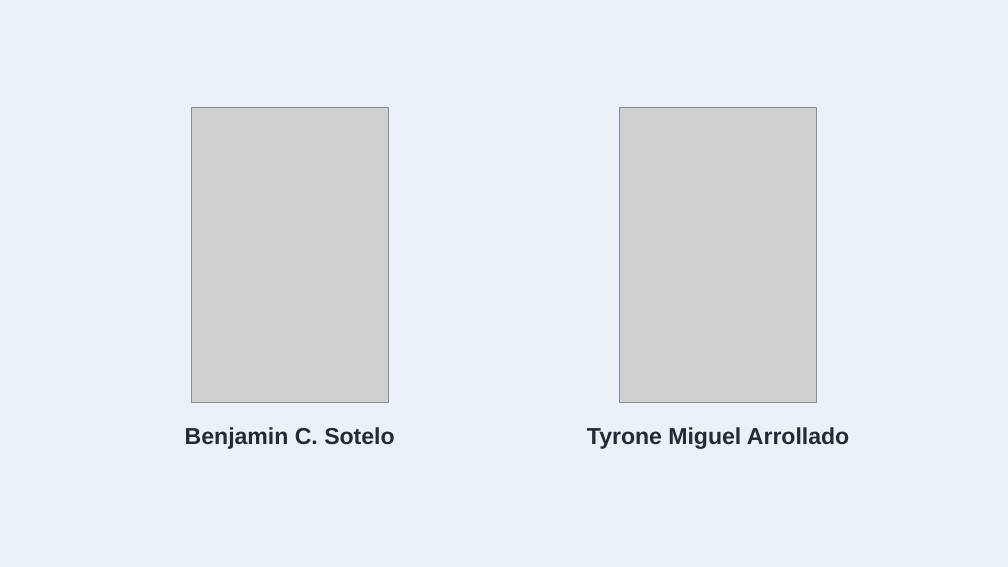
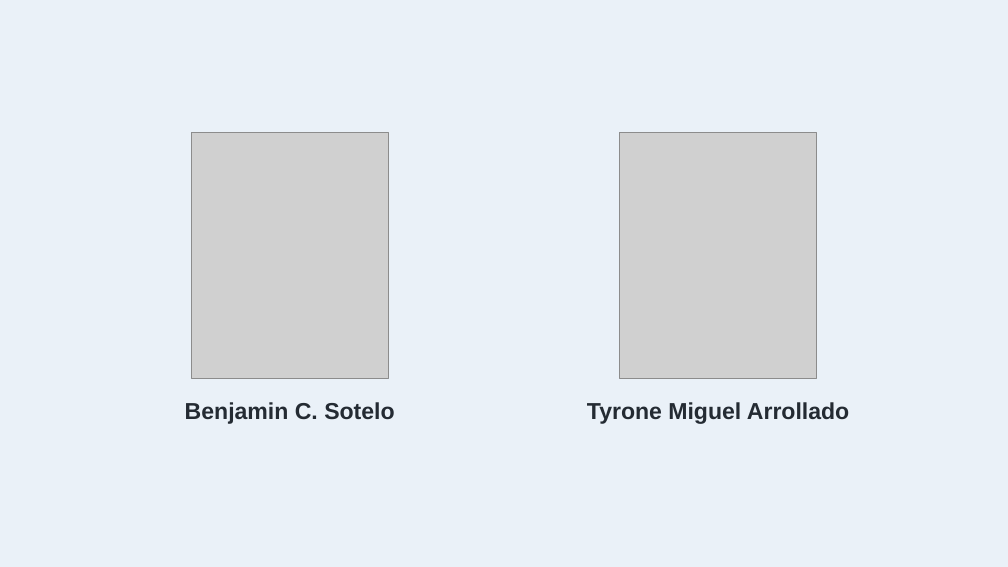
Before and after one commit to benjiesotelo-sudo/Telos_FIN1209, a slide deck: slide 2 of special-lecture/FIN1209-Special-Lecture-1-Setup.pptx. Drawn at 1008x567 pixels with LibreOffice and Linux fonts; fonts in the diff are those of the drawing; grey boxes stand for pictures. Boxes give left, top, right and bottom in pixels: in the first picture for what was removed or moved away, otherwise in the second. Text is boxed around its words. In the diff, an @@ line names an element or a change of style, - is before the commit and + after.

```diff
--- a/special-lecture/FIN1209-Special-Lecture-1-Setup.pptx
+++ b/special-lecture/FIN1209-Special-Lecture-1-Setup.pptx
@@ picture: place and size @@
-picture at [191, 107, 388, 402]
+picture at [191, 132, 388, 378]
@@ picture: place and size @@
-picture at [620, 107, 817, 402]
+picture at [620, 132, 817, 378]
@@ text "Benjamin C. Sotelo": place and size @@
-text "Benjamin C. Sotelo" at [185, 427, 394, 449]
+text "Benjamin C. Sotelo" at [185, 402, 394, 424]
@@ text "Tyrone Miguel Arrollado": place and size @@
-text "Tyrone Miguel Arrollado" at [587, 427, 849, 449]
+text "Tyrone Miguel Arrollado" at [587, 402, 849, 424]
```
Also in this commit, not shown: 4 other slides changed, 5 other files.
